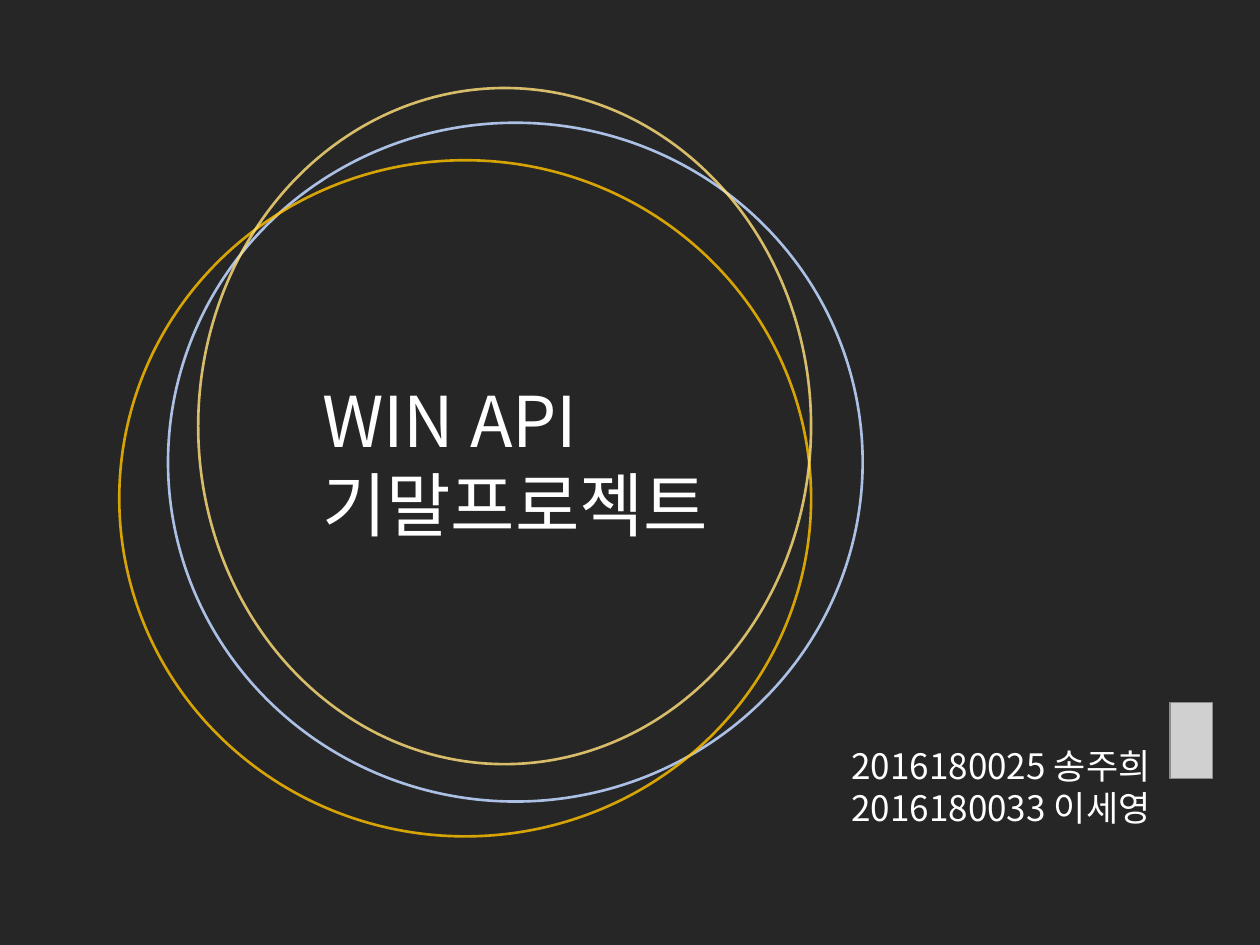
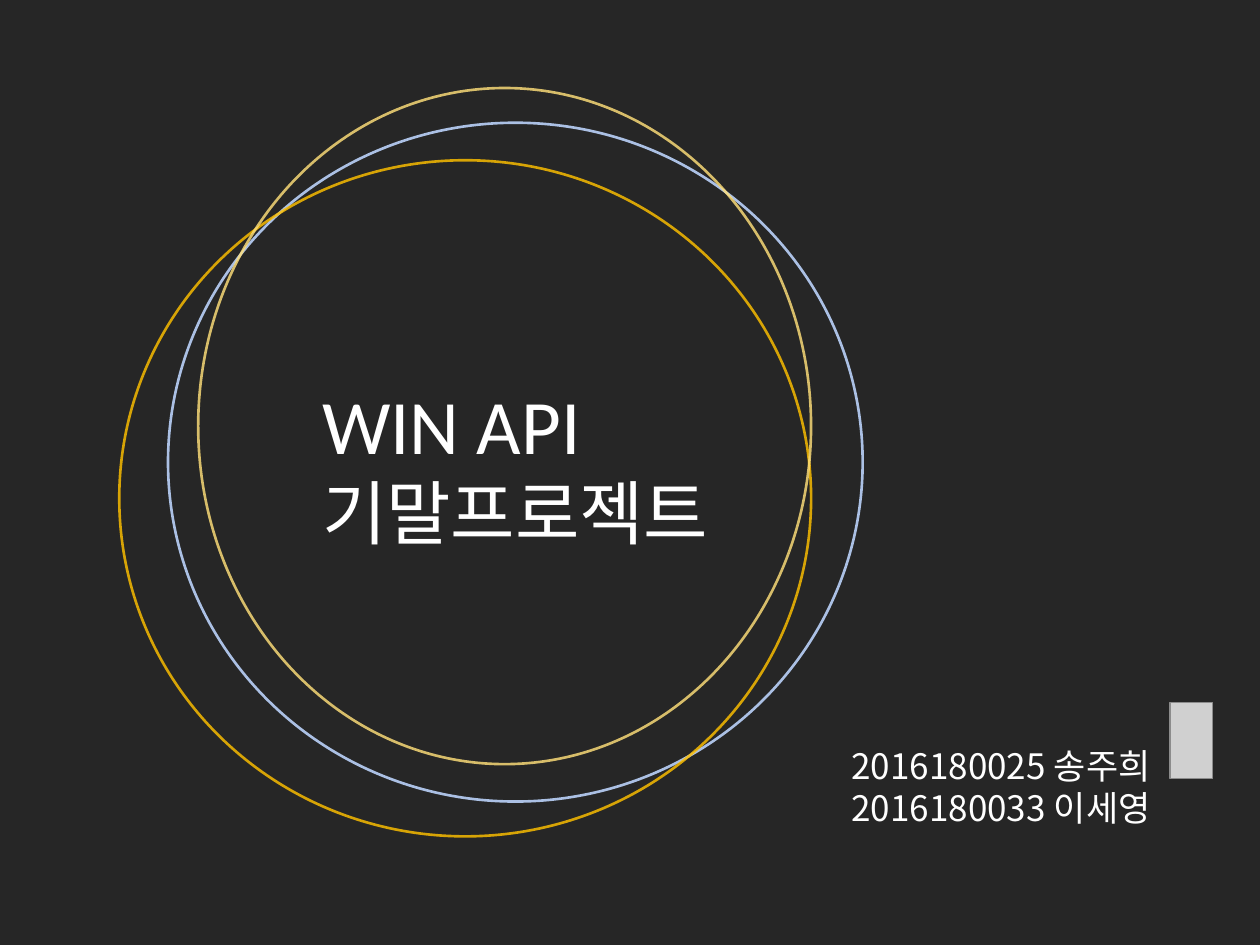
Before and after one commit to cmTEJAVA/Satellite, a slide deck: slide 1 of 발표자료/API 텀프로젝트 발표자료.pptx. Drawn at 1260x945 pixels with LibreOffice and Linux fonts; fonts in the diff are those of the drawing; grey boxes stand for pictures. Boxes give left, top, right and bottom in pixels: in the first picture for what was removed or moved away, otherwise in the second. Text is boxed around its words. In the diff, an @@ line names an element or a change of style, - is before the commit and + after.

```diff
--- a/발표자료/API 텀프로젝트 발표자료.pptx
+++ b/발표자료/API 텀프로젝트 발표자료.pptx
@@ text at (322,404,581,454): size 40 to 44 pt, font Noto Sans CJK KR to Calibri in "WIN API" @@
```
Also in this commit, not shown: 6 other slides changed, 1 slide added, 1 slide removed.
